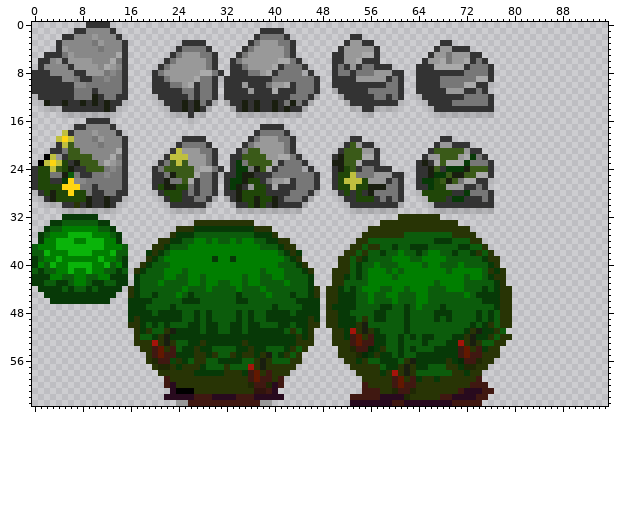
Two states of a sprite sheet, img/terrain2.png. This is how it looked before the edit.
The file is 96x64 pixels.
After the commit:
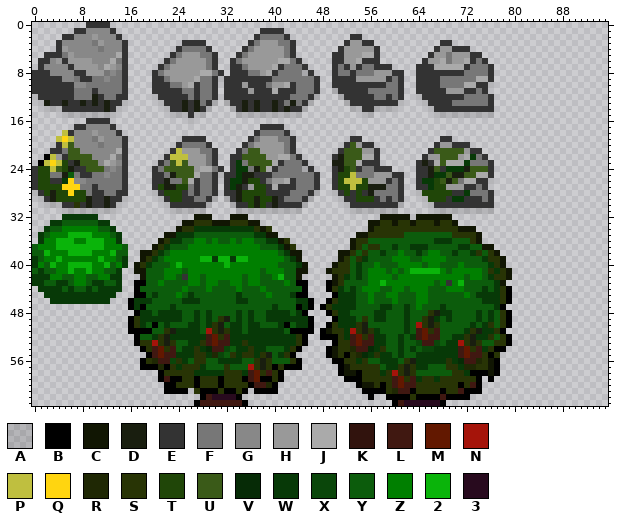
Palette (. is transparent): A #0000001e  B #000000  C #111603  D #191e0f  E #333333  F #777777  G #888888  H #999999  J #aaaaaa  K #31130d  L #401811  M #621800  N #a5140a  P #bfbf3f  Q #ffd510  R #1f2804  S #283405  T #204608  U #3a5a18  V #062b06  W #073907  X #0a460a  Y #0c5c0c  Z #007f00  2 #0ab40a  3 #280a1e
The author wrote: Updated Shrubs. Let me know how this one looks. Added an outline.
Diff:
y 32: x 27..29 ... -> CCC; x 33..35 ... -> CCC; x 58..69 ...SSSSSSS.. -> CCCCC.CCCCCC
y 33: x 25..26 .. -> CC; x 30..32 SSS -> CCC; x 36..37 S. -> CC; x 56..57 .. -> CC; x 60 S -> C; x 63 S -> C; x 67 S -> C; x 70 S -> C
y 34: x 24 S -> C; x 38 S -> C; x 56 S -> C; x 71..73 SS. -> CCC
y 35: x 22..23 .S -> CC; x 39..40 WS -> CC; x 54..55 .S -> CC; x 74 . -> C
y 36: x 21 S -> C; x 41 S -> C; x 53 . -> C; x 74 S -> C
y 37: x 20 S -> C; x 42 S -> C; x 53 S -> C; x 75..76 S. -> CC
y 38: x 18..19 .W -> CC; x 43..44 SW -> CC; x 51..52 .S -> CC; x 77 . -> C
y 39: x 18 . -> C; x 28..29 ZZ -> 22; x 31..32 ZZ -> 22; x 34..35 ZZ -> 22; x 44 S -> C; x 51 S -> C; x 78 . -> C
y 40: x 17 . -> C; x 24 Z -> 2; x 32 Z -> 2; x 45 S -> C; x 50 . -> C; x 78 . -> C
y 41: x 15 Y -> .; x 17..18 SW -> CC; x 44..46 YWS -> CC.; x 49 . -> C; x 63..67 ZZZZZ -> 22222; x 79 . -> C
y 42: x 15 W -> .; x 17..18 WY -> .C; x 25 Y -> E; x 41 Z -> 2; x 44..46 YYW -> C..; x 50 S -> C; x 79 . -> C
y 43: x 15 W -> .; x 17..18 WY -> BB; x 44..46 YYW -> BB.; x 49..50 .S -> BC; x 58 Z -> 2; x 69 Z -> E; x 71 Z -> 2; x 78 S -> C
y 44: x 16..17 SW -> .B; x 45..47 YWS -> B..; x 49 S -> B; x 79 S -> B
y 45: x 16..18 SWY -> .BB; x 44..47 YYWS -> BB..; x 49..50 SS -> .B; x 79 S -> B
y 46: x 16 W -> B; x 46..47 WW -> B.; x 49 S -> B; x 79 S -> B
y 47: x 16 W -> B; x 18 W -> B; x 44 Y -> B; x 46..48 WW. -> B.B; x 78..79 SS -> B.
y 48: x 16..17 WW -> .B; x 45..47 WWW -> B..; x 49 S -> B; x 66..67 YW -> SD; x 79 S -> B
y 49: x 16 W -> B; x 31..32 YY -> SD; x 46..47 SW -> B.; x 49..50 SS -> .B; x 65..66 YY -> SD; x 79 S -> B
y 50: x 16 S -> B; x 20 W -> B; x 30..31 WY -> SD; x 42 W -> B; x 46..47 SS -> B.; x 49 S -> B; x 64..67 YYYY -> NSDS; x 79 S -> B
y 51: x 16..19 .SWS -> BBBB; x 29..32 WWYY -> NSDS; x 43..46 SYWS -> BBBB; x 48..49 .. -> BC; x 64..67 YYYY -> LMSL; x 78 Y -> B
y 52: x 17 S -> B; x 29..32 WWWW -> LMSL; x 45..46 WS -> B.; x 48..50 ..S -> BBB; x 64..67 YWWY -> LMLL; x 79 S -> B
y 53: x 17 S -> B; x 29..32 WWWW -> LMLL; x 45..46 SS -> B.; x 50 S -> B; x 64..67 YWYY -> XLLX; x 79 . -> B
y 54: x 18 S -> B; x 29..32 WYYY -> VLLX; x 44..45 YS -> B.; x 49..50 .. -> BC; x 65..66 YY -> XX; x 77..78 S. -> BB
y 55: x 19 S -> B; x 30..31 SY -> RX; x 43..44 YS -> B.; x 49..50 .. -> BC; x 52 S -> B; x 76 S -> B
y 56: x 18 . -> B; x 44 S -> B; x 50..51 .. -> BB; x 76..77 S. -> CB
y 57: x 18..20 ..S -> BBB; x 22 R -> B; x 40 S -> B; x 42..44 SS. -> BBB; x 51..52 .. -> BC; x 76..77 .. -> CB
y 58: x 21 S -> B; x 41..42 SS -> B.; x 51..54 ...S -> BCCB; x 73..77 SS... -> BBBCB
y 59: x 21 . -> B; x 23..24 SS -> BB; x 27 S -> B; x 31 S -> B; x 35 S -> B; x 38..39 LL -> BB; x 41 L -> B; x 52..54 ... -> BBB; x 74 L -> B; x 76 . -> B
y 60: x 22..23 L3 -> BB; x 27 S -> B; x 31 S -> B; x 36 R -> B; x 40..41 3L -> B.; x 54..56 .LS -> BCC; x 58 S -> B; x 71 S -> B; x 74..75 LL -> B.
y 61: x 22..23 .3 -> BB; x 26 B -> .; x 28..30 SSS -> BBB; x 32..33 SS -> BB; x 35..40 SSKKL3 -> B.BBBB; x 55..58 LLLS -> BBBB; x 63 R -> B; x 68 S -> B; x 72..76 333LL -> BBB..
y 62: x 22..28 33333LL -> ......B; x 34..41 LLL33333 -> B.......; x 53..62 LLLLL3333R -> ...B..BBBB; x 64..67 SSSS -> BBBB; x 69..75 L3333LL -> BBBB...
y 63: x 24..27 HHLL -> ...B; x 35..39 LLLHH -> B....; x 53..60 3333333L -> .......B; x 68..74 33LLLLL -> B......
